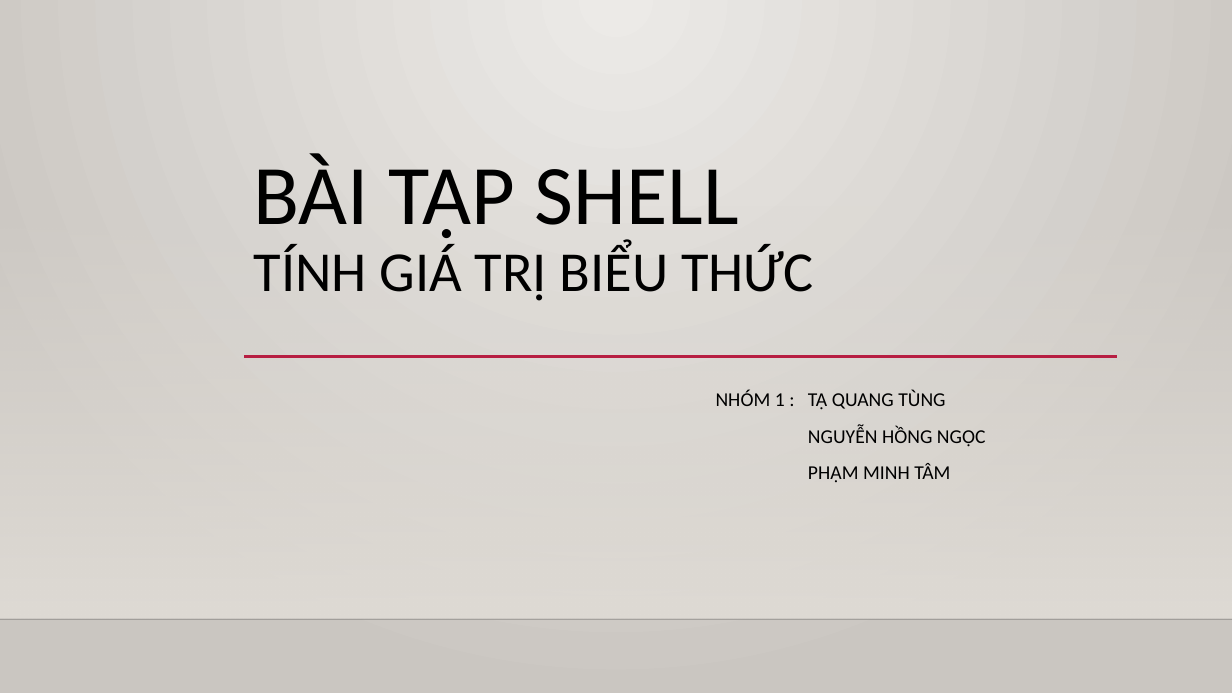
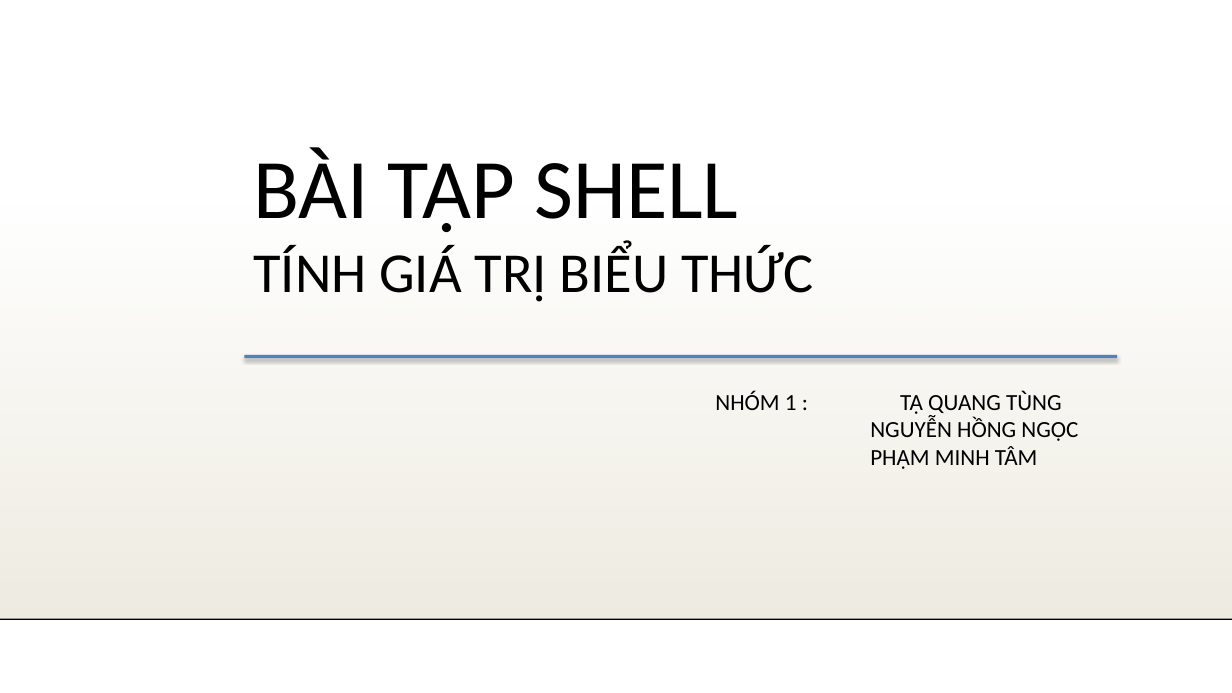
Before and after one commit to QuangTung97/Linux-and-Open-Source, a slide deck: slide 1 of report.pptx. Drawn at 1232x693 pixels with LibreOffice and Linux fonts; fonts in the diff are those of the drawing; background and template pictures are left out. Boxes give left, top, right and bottom in pixels: in the first picture for what was removed or moved away, otherwise in the second. Text is boxed around its words. In the diff, an @@ line names an element or a change of style, - is before the commit and + after.

Commit message:
Fix

```diff
--- a/report.pptx
+++ b/report.pptx
@@ background gradient #ECEAE7 to #CAC7C1 to #FFFFFF @@
@@ text "BÀI TẬP SHELL TÍNH GIÁ ..." at (x1=253, y1=148, x2=813, y2=302): line spacing 0.9 to 1 @@
@@ rectangle at (x1=0, y1=204, x2=1232, y2=619): fill gradient #DFDBD5 to gradient #EEECE1 @@
@@ line (244, 357) - (1117, 357): stroke #B71E42 2.5 pt to #4F81BD 2.49 pt @@
@@ text "NHÓM 1 : TẠ QUANG ..." at (x1=715, y1=390, x2=1078, y2=469): size 15.3 to 18 pt; less space between paragraphs @@
@@ line (0, 619) - (1232, 619): stroke #000001 1 pt to #000001 0.99 pt @@
```
Also in this commit, not shown: 16 other slides changed.
